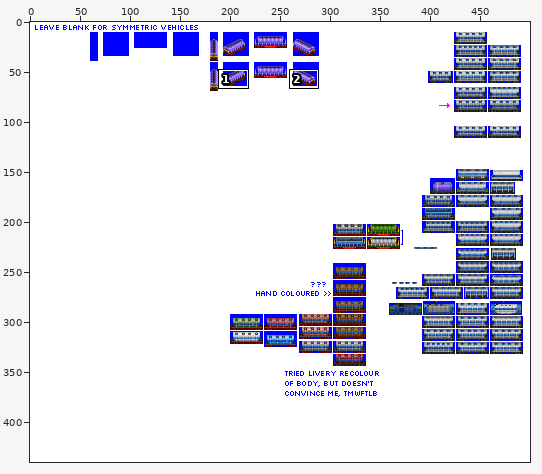
A sprite sheet gets an edit: src/graphics/pony/covered_hopper_car_pony_gen_5C.png. Above: a wide view before the commit, with the close-up outlined.
Close-up. Before the edit:
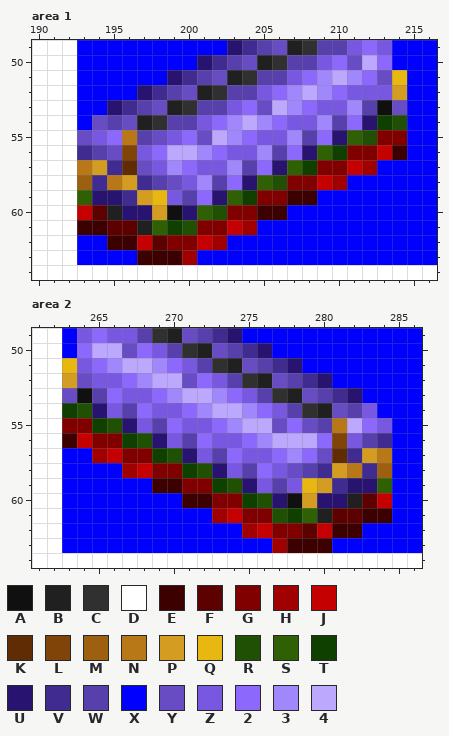
The file is 500x440 pixels. Colours within 5 levels of each other are drawn and written as one. Shown: area 1: x 190..216, y 49..64; area 2: x 261..286, y 49..64. The commit also changed other parts of the picture, which this record leaves out.
Palette (. is transparent): A #101010  B #202020  C #303030  D #ffffff  E #3c0000  F #5c0000  G #800000  H #a00000  J #c40000  K #602c04  L #804408  M #9c6010  N #b87818  P #d49c20  Q #e8b810  R #205004  S #306004  T #104000  U #281470  V #402c90  W #5840ac  X #0000ff  Y #684cc4  Z #7858e0  2 #8c68fc  3 #a088fc  4 #bca8fc
Pixels before, area 1, first column x 190:
49 DDDXXXXXXXXXXUVWYBCWWZ2ZXXX
50 DDDXXXXXXXXUVWYBCWWZ2Y42XXX
51 DDDXXXXXXUVWYBCWWZ23432YQXX
52 DDDXXXXUVWYBCWWZ23432ZZZPXX
53 DDDXXUVWYBCWWZ2Y432ZZ3WAYXX
54 DDDXYWYBCWWZ23432ZZ3W2UTRXX
55 DDDYZ2NWYZ2Y432ZZ3W2USRGGXX
56 DDDVWYLZ24432ZZ3W2USTGGJEXX
57 DDDNPVKYZ32ZZ3W2USTGGJHXXXX
58 DDDMVNPVWYZ3W2USRGGJHXXXXXX
59 DDDSUUVPQZW2USTGGEEXXXXXXXX
60 DDDJFBUUPAUSRGGEEXXXXXXXXXX
61 DDDEEFFBSTRGGJHXXXXXXXXXXXX
62 DDDXXEEJFGGJHXXXXXXXXXXXXXX
63 DDDXXXXEEEHXXXXXXXXXXXXXXXX
64 DDDDDDDDDDDDDDDDDDDDDDDDDDD
Pixels before, area 2, first column x 261:
49 DDXZ2ZZWCBYWVUXXXXXXXXXXXX
50 DDX244Y2ZWCBYWVUXXXXXXXXXX
51 DDQZ234432ZWCBYWVUXXXXXXXX
52 DDPYZZ2344Y2ZWCBYWVUXXXXXX
53 DDYAW2ZZ234432ZWCBYWVUXXXX
54 DDTRUZW2ZZ234432ZWCBYWZXXX
55 DDGGTRUZW2ZZ2344Y2YWN42ZXX
56 DDEJGGTRUZW2ZZ234442LZWVXX
57 DDXXHJGGTRUZW2ZZ232YKVPNXX
58 DDXXXXHJGGTRUZW2ZYWVPNVMXX
59 DDXXXXXXEEGGTRUZWZQPVUUSXX
60 DDXXXXXXXXEEGGTRUAPUUBFJXX
61 DDXXXXXXXXXXHJGGRTSBFFEEXX
62 DDXXXXXXXXXXXXHJGGFJEEXXXX
63 DDXXXXXXXXXXXXXXHEEEXXXXXX
64 DDDDDDDDDDDDDDDDDDDDDDDDDD
The result:
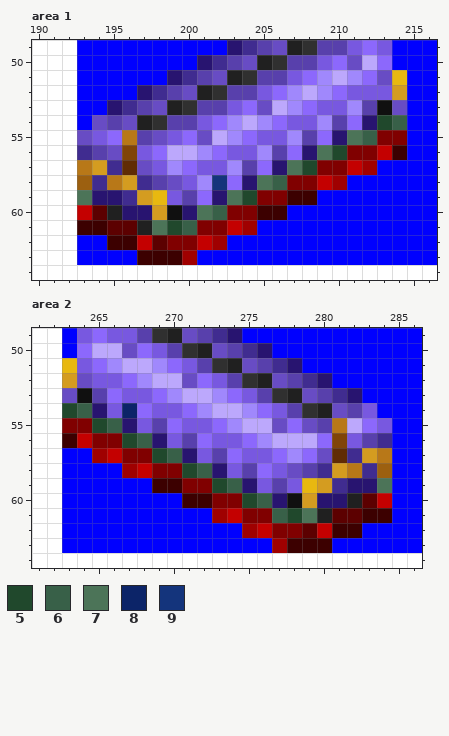
Colours new in this view: 5 #20482c  6 #386048  7 #4c7458  8 #0c2468  9 #14347c
Edits made:
Area 1:
Colour T gives way to colour 5 in row 54 at x 213; in row 56 at x 210; in row 57 at x 208; in row 59 at x 204; in row 61 at x 199.
Colour R gives way to colour 6 in row 54 at x 214; in row 55 at x 212; in row 58 at x 206; in row 60 at x 202; in row 61 at x 200.
Colour S gives way to colour 7 in row 55 at x 211; in row 56 at x 209; in row 57 at x 207; in row 58 at x 205; in row 59 at x 193 and 203; in row 60 at x 201.
Colour S gives way to colour 7 in row 61 at x 198.
Colour W gives way to colour 9 in row 58 at x 202.
Area 2:
Colour T gives way to colour 5 in row 54 at x 263; in row 55 at x 265; in row 56 at x 267; in row 57 at x 269; in row 58 at x 271; in row 59 at x 273.
Colour T gives way to colour 5 in row 60 at x 275; in row 61 at x 278.
Colour R gives way to colour 6 in row 54 at x 264; in row 55 at x 266; in row 56 at x 268; in row 57 at x 270; in row 58 at x 272; in row 59 at x 274.
Colour R gives way to colour 6 in row 60 at x 276; in row 61 at x 277.
Colour S gives way to colour 7 in row 59 at x 284; in row 61 at x 279.
Colour W gives way to colour 8 in row 54 at x 267.
Pixel boxes of the changes (left, top, right, bottom) in both close-ups:
changed: (77, 115, 407, 235)
changed: (62, 403, 392, 523)
